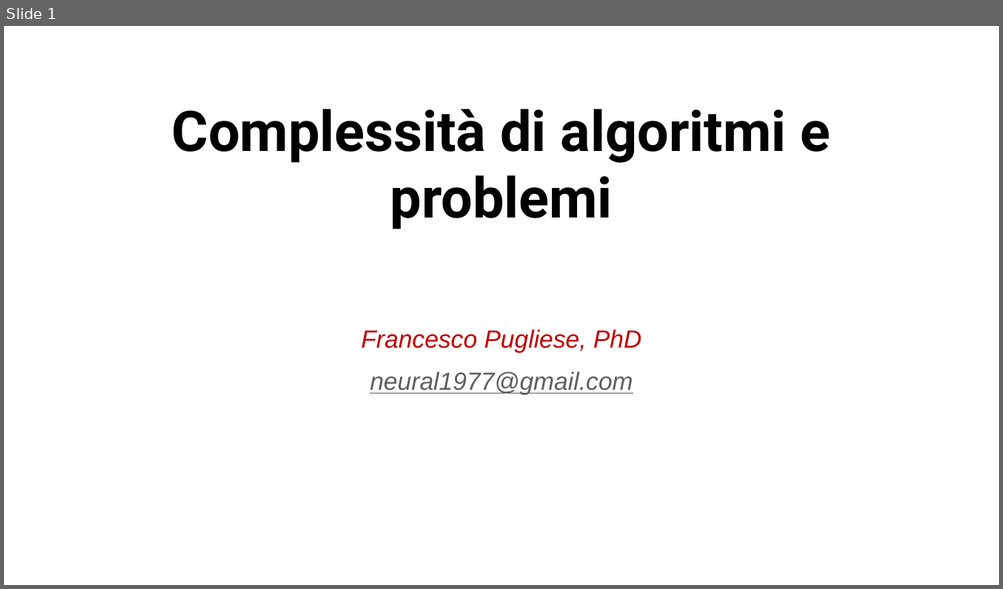
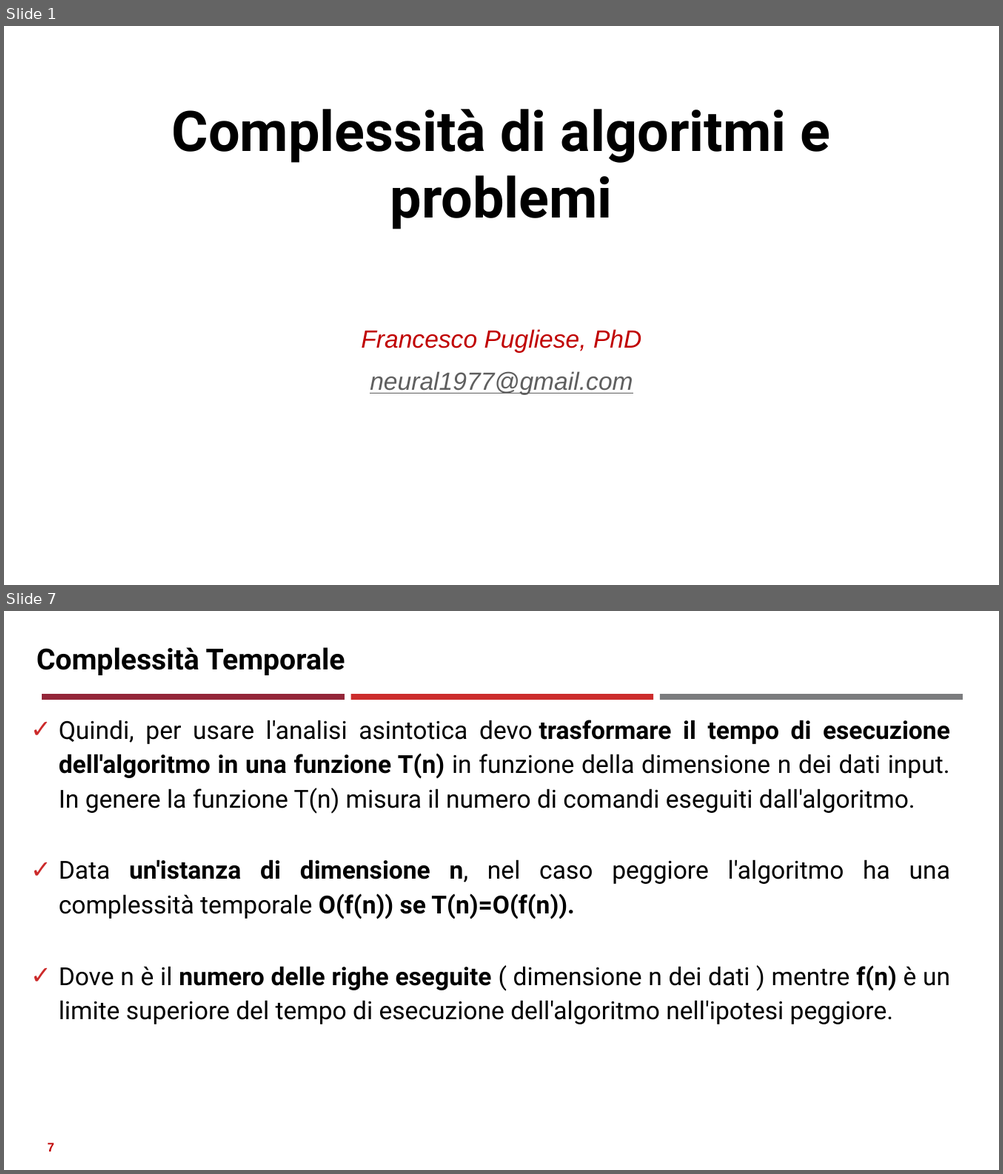
Before and after one commit to neural1977/data_science_interview_material, a slide deck: Assicurazioni/Complessità di algoritmi e problemi.pptx. Shown one above the other, each under a label of ours: slide 1 before the commit, slides 1 and 7 after it; the slides between them are not shown. The pictures are 1003x589 and 1003x1174 pixels, drawn with LibreOffice and Linux fonts; fonts in the diff are those of the drawing. Boxes give left, top, right and bottom in pixels: in the first picture for what was removed or moved away, otherwise in the second. Text is boxed around its words. In the diff, an @@ line names an element or a change of style, - is before the commit and + after.

```diff
--- a/Assicurazioni/Complessità di algoritmi e problemi.pptx
+++ b/Assicurazioni/Complessità di algoritmi e problemi.pptx
@@ slide 7 added at (4, 611, 999, 1170), background #FFFFFF @@
@@ title added at (37, 647, 345, 675), 28 pt, text #000000, bold @@
+Complessità Temporale
@@ rectangle added at (42, 694, 345, 700), fill #942639 @@
@@ rectangle added at (351, 694, 653, 700), fill #CC2A2A @@
@@ rectangle added at (660, 694, 963, 700), fill #7B7C7E @@
@@ text added at (59, 720, 950, 1025), 24 pt, text #000000 @@
+✓ Quindi, per usare l'analisi asintotica devo trasformare il tempo di esecuzione dell'algoritmo in una funzione T(n) in funzione della dimensione n dei dati input. In genere la funzione T(n) misura il numero di comandi eseguiti dall'algoritmo.
+✓ Data un'istanza di dimensione n, nel caso peggiore l'algoritmo ha una complessità temporale O(f(n)) se T(n)=O(f(n)).
+✓ Dove n è il numero delle righe eseguite ( dimensione n dei dati ) mentre f(n) è un limite superiore del tempo di esecuzione dell'algoritmo nell'ipotesi peggiore.
@@ page number added at (48, 1143, 54, 1152), 12 pt, text #C00000, bold @@
+7
```
Also in this commit, not shown: 5 slides changed, 12 other slides added, 1 other file.
